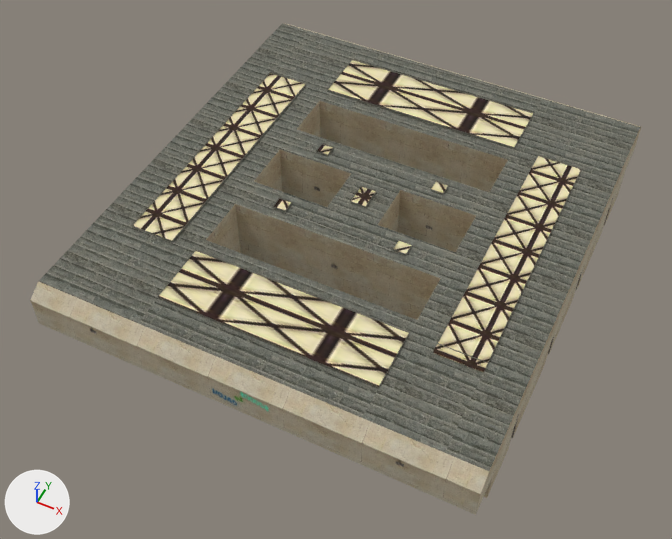
Before and after pictures for a commit that changed the glTF model client/public/models/maps/fy2000.glb.
One viewpoint serves both versions: a 50 mm lens placed at (5.9, -41.6, 70.9), pointed at (-24.1, 18.4, -4.2). The lights are fixed; the arrows at lower left show +X, +Y and +Z. The older version comes first. Where no turn or scale is listed for an object, it has been applied to the vertices.

Names of what the first picture shows: '*0', '*14', '*15', '*16', '*17', '*18', '*21', '*26', '*29', '*30'.
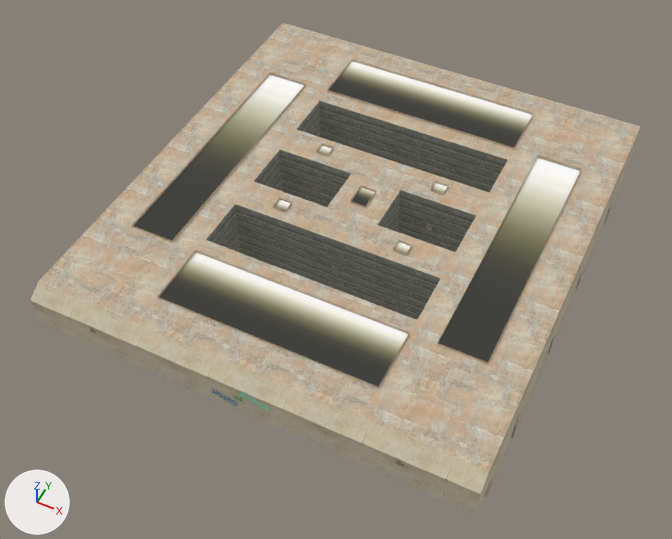
The change, as a list of edits to the scene's bpy script:
```text
Change mat_2000_calou:
    add mat_2000_calou.emission_strength = 1.0
Change mat_brickwall01:
    add mat_brickwall01.emission_strength = 1.0
Change mat_plasterwall049a:
    mat_plasterwall049a.texture: img_image_6 -> img_image_5
    add mat_plasterwall049a.emission_color = (0.04, 0.04, 0.035)  # dark grey #383835
    add mat_plasterwall049a.emission_strength = 1.0
Change mat_stonewall006a:
    mat_stonewall006a.texture: img_image_7 -> img_image_6
    add mat_stonewall006a.emission_color = (0.04, 0.04, 0.035)  # dark grey #383835
    add mat_stonewall006a.emission_strength = 1.0
Change mat_stonewall050a:
    mat_stonewall050a.texture: img_image_8 -> img_image_7
    add mat_stonewall050a.emission_color = (0.04, 0.04, 0.035)  # dark grey #383835
    add mat_stonewall050a.emission_strength = 1.0
Change mat_cxlighta:
    add mat_cxlighta.emission_strength = 1.0
    add mat_cxlighta.emission_color = (0.04, 0.04, 0.035)  # dark grey #383835
Change mat_gr_lumieres:
    mat_gr_lumieres.texture: img_image_5 -> img_image_4
    add mat_gr_lumieres.emission_color = (0.04, 0.04, 0.035)  # dark grey #383835
    add mat_gr_lumieres.emission_strength = 1.0
Remove ob_14:
    ob_14 = bpy.data.objects.new('*14', me_2000_mesh14)
    ob_14.location = (0.0, 0.0, 0.0)
Remove ob_15:
    ob_15 = bpy.data.objects.new('*15', me_2000_mesh15)
    ob_15.location = (0.0, 0.0, 0.0)
Remove ob_16:
    ob_16 = bpy.data.objects.new('*16', me_2000_mesh16)
    ob_16.location = (0.0, 0.0, 0.0)
Remove ob_17:
    ob_17 = bpy.data.objects.new('*17', me_2000_mesh17)
    ob_17.location = (0.0, 0.0, 0.0)
Remove ob_18:
    ob_18 = bpy.data.objects.new('*18', me_2000_mesh18)
    ob_18.location = (0.0, 0.0, 0.0)
Remove ob_21:
    ob_21 = bpy.data.objects.new('*21', me_2000_mesh21)
    ob_21.location = (0.0, 0.0, 0.0)
Remove ob_26:
    ob_26 = bpy.data.objects.new('*26', me_2000_mesh26)
    ob_26.location = (0.0, 0.0, 0.0)
Remove ob_29:
    ob_29 = bpy.data.objects.new('*29', me_2000_mesh29)
    ob_29.location = (0.0, 0.0, 0.0)
Remove ob_30:
    ob_30 = bpy.data.objects.new('*30', me_2000_mesh30)
    ob_30.location = (0.0, 0.0, 0.0)
```

Pixel boxes (x1, y1, x2, y2) of what changed, in the pictures (672 x 539 px):
'*0', surface changed
    both: (31, 23, 641, 514)
'*26', deleted (beige)
    before: (158, 251, 409, 387)
'*27', recoloured, surface changed
    both: (159, 252, 408, 387)
'*29', deleted (beige)
    before: (433, 156, 581, 372)
'*32', recoloured, surface changed
    both: (438, 157, 580, 362)
'*21', deleted (beige)
    before: (133, 73, 305, 241)
'*28', recoloured, surface changed
    both: (134, 74, 304, 241)
'*30', deleted (beige)
    before: (328, 60, 533, 149)
'*31', recoloured, surface changed
    both: (329, 61, 532, 147)
'*14', deleted
    before: (351, 187, 376, 206)
'*13', recoloured, surface changed
    both: (352, 188, 375, 206)
'*15', deleted
    before: (394, 241, 411, 254)
'*16', deleted
    before: (274, 199, 292, 212)
'*5', recoloured, surface changed
    both: (394, 242, 411, 254)
'*18', deleted
    before: (431, 182, 447, 193)
'*17', deleted
    before: (317, 144, 333, 155)
'*6', recoloured, surface changed
    both: (275, 200, 291, 210)
'*3', recoloured, surface changed
    both: (432, 183, 447, 193)
'*4', recoloured, surface changed
    both: (318, 145, 332, 155)
